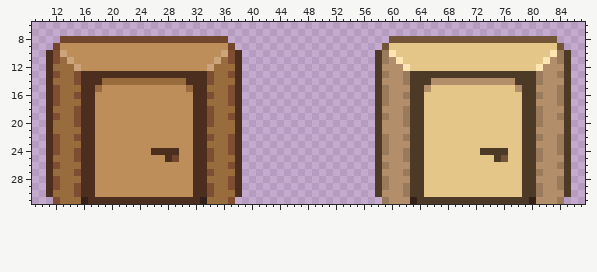
Sprite sheet, stored at rsrc/village/VillageDoor.png. The picture above was drawn from the file before the commit.
The file is 96x32 pixels. Shown: x 9..87, y 6..31.
After the commit:
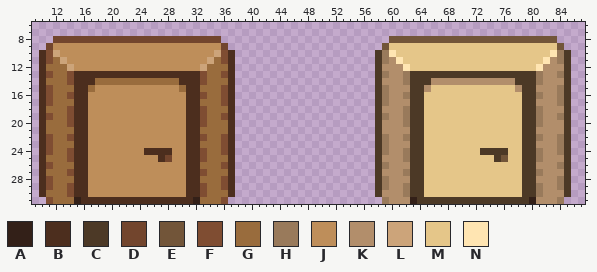
Palette (. is transparent): A #332018  B #4c2e1e  C #4c3926  D #72452d  E #725539  F #7f4d32  G #996c3d  H #997a5b  J #be8e5a  K #b28e6b  L #cca47a  M #e5c689  N #ffe5b2
The exact change:
Changed rows in their new state; - is an unchanged pixel.
first column x 10:
 8 --D-----------------------.--
 9 -DJ-----------------------D.-
10 BFLJ---------------------LFB.
11 BFGLJ-------------------LGFB.
12 BG--LJ-----------------LG--B.
13 BFG-FB-----------------FG-FB.
14 BG--FB--G-----------B--FG--B.
15 BFG--B-GJ-----------GB-G--FB.
16 BFG-FB-J-------------B-FG-FB.
17 BFG--B-J-------------B-G--FB.
18 BG--FB-J-------------B-FG--B.
19 BFG-FB-J-------------B-FG-FB.
20 BG--FB-J-------------B-FG--B.
21 BG---B-J-------------B-G---B.
22 BFG-FB-J-------------B-FG-FB.
23 BFG--B-J-------------B-G--FB.
24 BFG-FB-J-------B---J-B-FG-FB.
25 BG--FB-J---------BDJ-B-FG--B.
26 BFG--B-J-------------B-G--FB.
27 BG--FB-J-------------B-FG--B.
28 BFG--B-J-------------B-G--FB.
29 BFG-FB-J-------------B-FG-FB.
30 BG--FB-J-------------B-FG--B.
31 -FG--AB---------------AG--F.-
Boxes around the changes in both pictures, in picture pixels (x1, y1, x2, y2):
changed: (39, 36, 102, 204)
changed: (144, 36, 242, 204)
